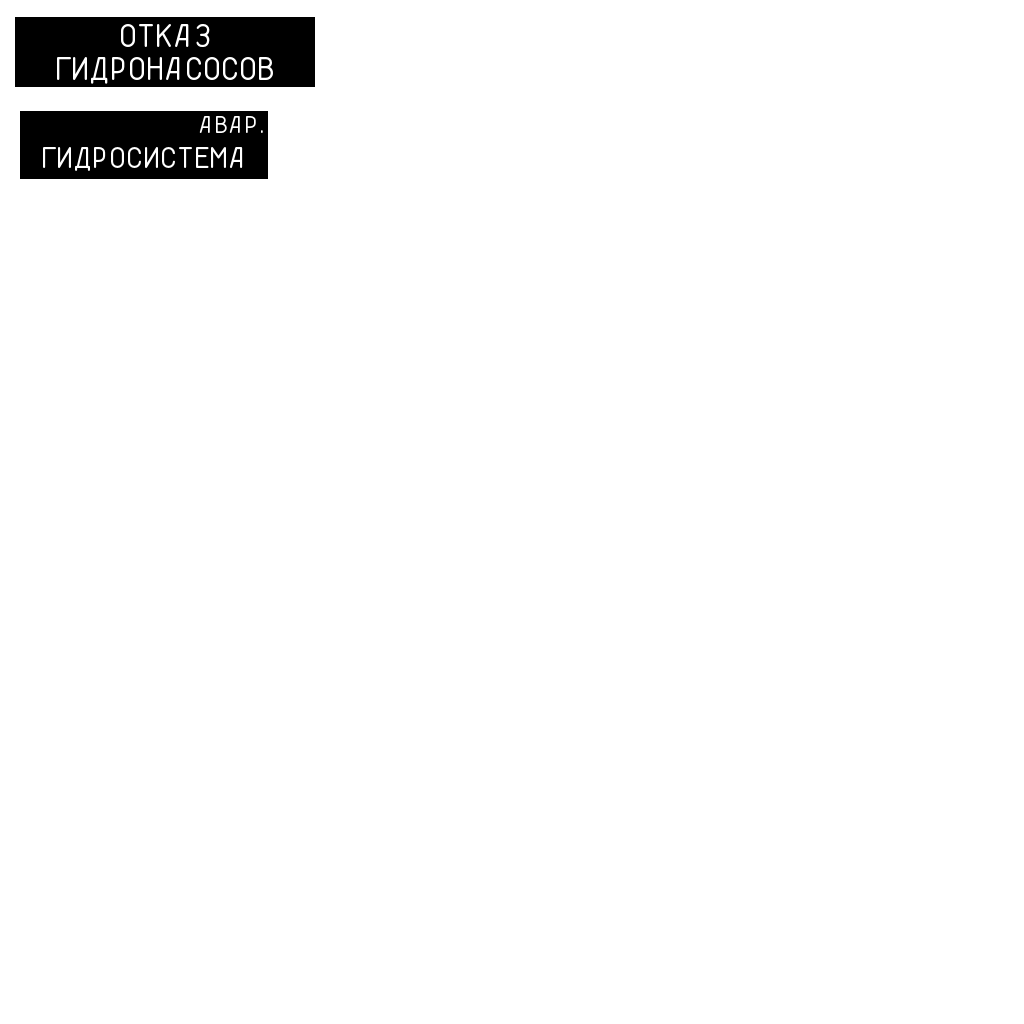
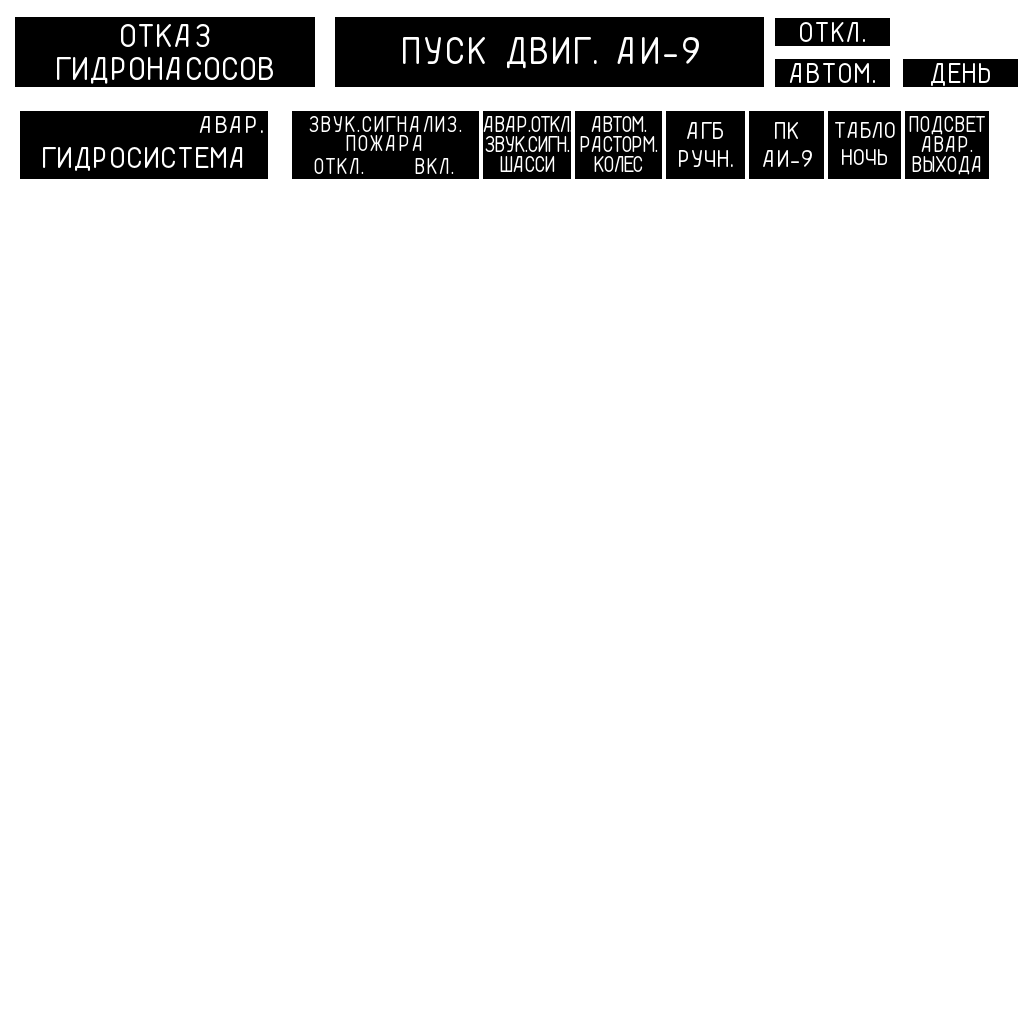
Layer changes from the first (1024, 1024) image to the second:
added layer "ДЕНЬ" above "АВТОМ." over (x1=931, y1=63, x2=990, y2=86)
added layer "АВТОМ." above "ОТКЛ.#1" over (x1=789, y1=63, x2=875, y2=83)
added layer "ОТКЛ.#1" above "Копия Копия exterior_Plane.105.tga" over (x1=800, y1=22, x2=865, y2=42)
added layer "Копия Копия exterior_Plane.105.tga" above "Копия exterior_Plane.105.tga" over (x1=775, y1=59, x2=890, y2=87)
added layer "Копия exterior_Plane.105.tga" above "exterior_Plane.105.tga" over (x1=903, y1=59, x2=1018, y2=87)
added layer "exterior_Plane.105.tga" above "ВКЛ." over (x1=775, y1=18, x2=890, y2=46)
added layer "ВКЛ." above "ОТКЛ." over (x1=415, y1=158, x2=454, y2=174)
added layer "ОТКЛ." above "ЗВУК.СИГНАЛИЗ. ..." over (x1=314, y1=158, x2=364, y2=174)
added layer "ЗВУК.СИГНАЛИЗ. ..." above "АВАР.ОТКЛ. ..." over (x1=309, y1=116, x2=462, y2=151)
added layer "АВАР.ОТКЛ. ..." above "АВТОМ. ..." over (x1=483, y1=116, x2=571, y2=172)
added layer "АВТОМ. ..." above "АГБ ..." over (x1=580, y1=116, x2=658, y2=172)
added layer "АГБ ..." above "ПК ..." over (x1=679, y1=122, x2=733, y2=167)
added layer "ПК ..." above "ТАБЛО ..." over (x1=763, y1=122, x2=812, y2=167)
added layer "ТАБЛО ..." above "ПОДСВЕТ ..." over (x1=835, y1=122, x2=895, y2=165)
added layer "ПОДСВЕТ ..." above "АВАР." over (x1=909, y1=116, x2=985, y2=175)
added layer "ПУСК ДВИГ. АИ-9" above "exterior_Plane.103.tga" over (x1=403, y1=37, x2=699, y2=69)
added layer "exterior_Plane.103.tga" above "exterior_Plane.104.tga" over (x1=335, y1=17, x2=764, y2=87)
added layer "Новый слой#2" above "Новый слой#1" over (x1=292, y1=111, x2=989, y2=179)
